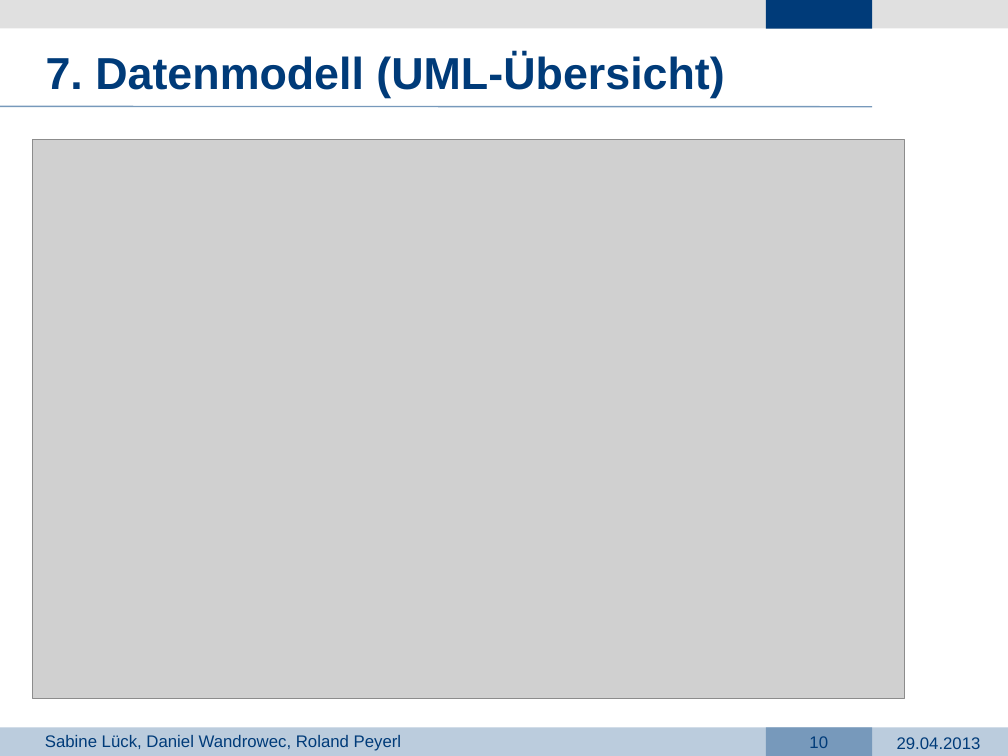
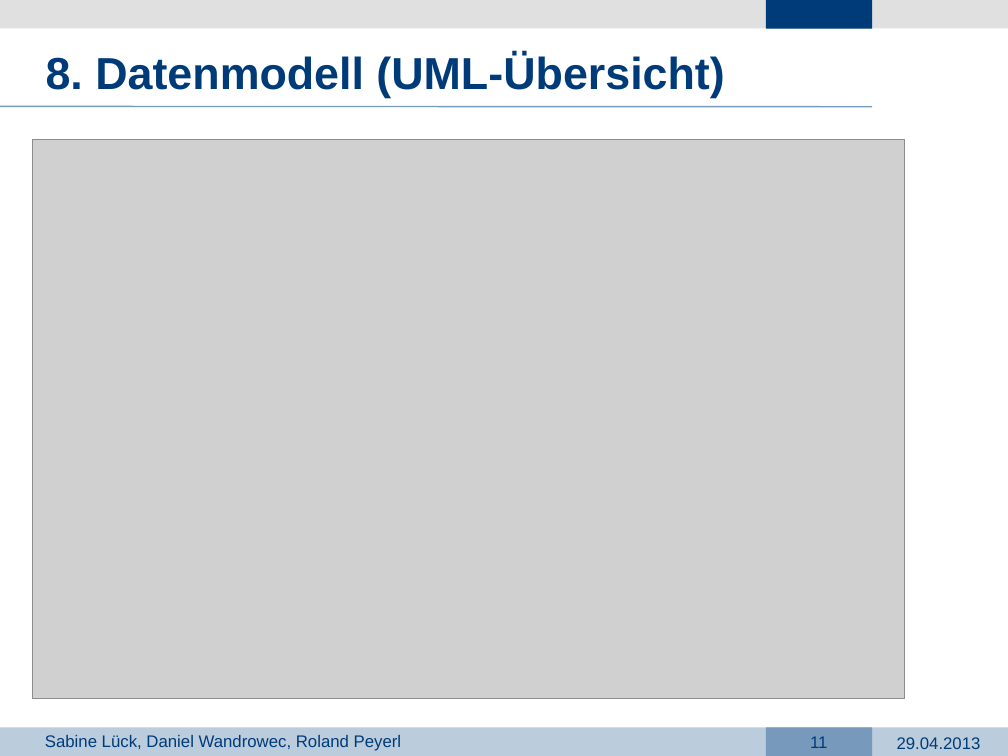
Before and after one commit to dark-saron/PRG4, a slide deck: slide 11 of Präsentation PRG4.pptx (slide 10 before the commit). Drawn at 1008x756 pixels with LibreOffice and Linux fonts; fonts in the diff are those of the drawing; grey boxes stand for pictures; background and template pictures are left out. Boxes give left, top, right and bottom in pixels: in the first picture for what was removed or moved away, otherwise in the second. Text is boxed around its words. In the diff, an @@ line names an element or a change of style, - is before the commit and + after.

```diff
--- a/Präsentation PRG4.pptx
+++ b/Präsentation PRG4.pptx
@@ text at box(46, 54, 724, 98): text changed @@
-7. Datenmodell (UML-Übersicht)
+8. Datenmodell (UML-Übersicht)
@@ page number at box(810, 736, 827, 748): text changed @@
-10
+11
```
Also in this commit, not shown: 11 other slides changed, 1 slide added.
